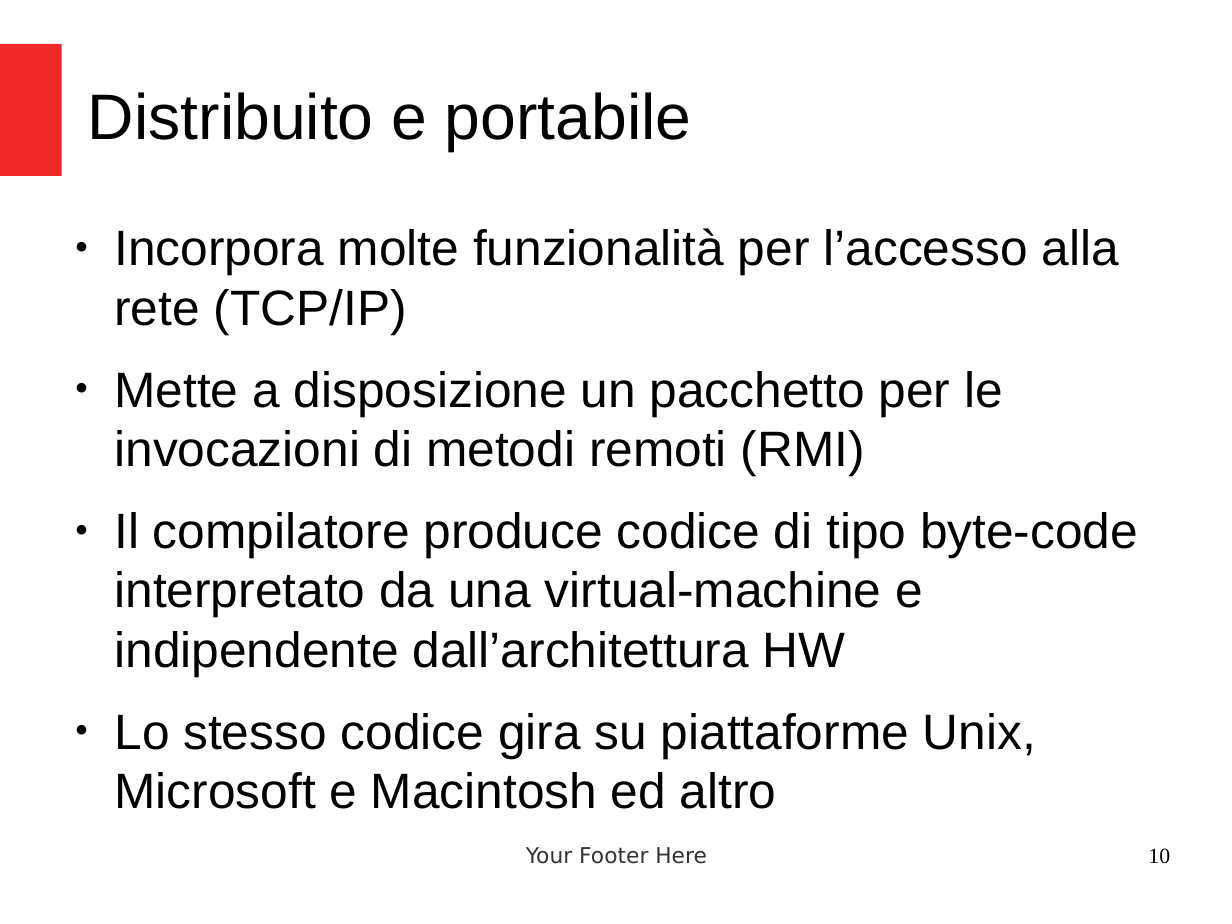
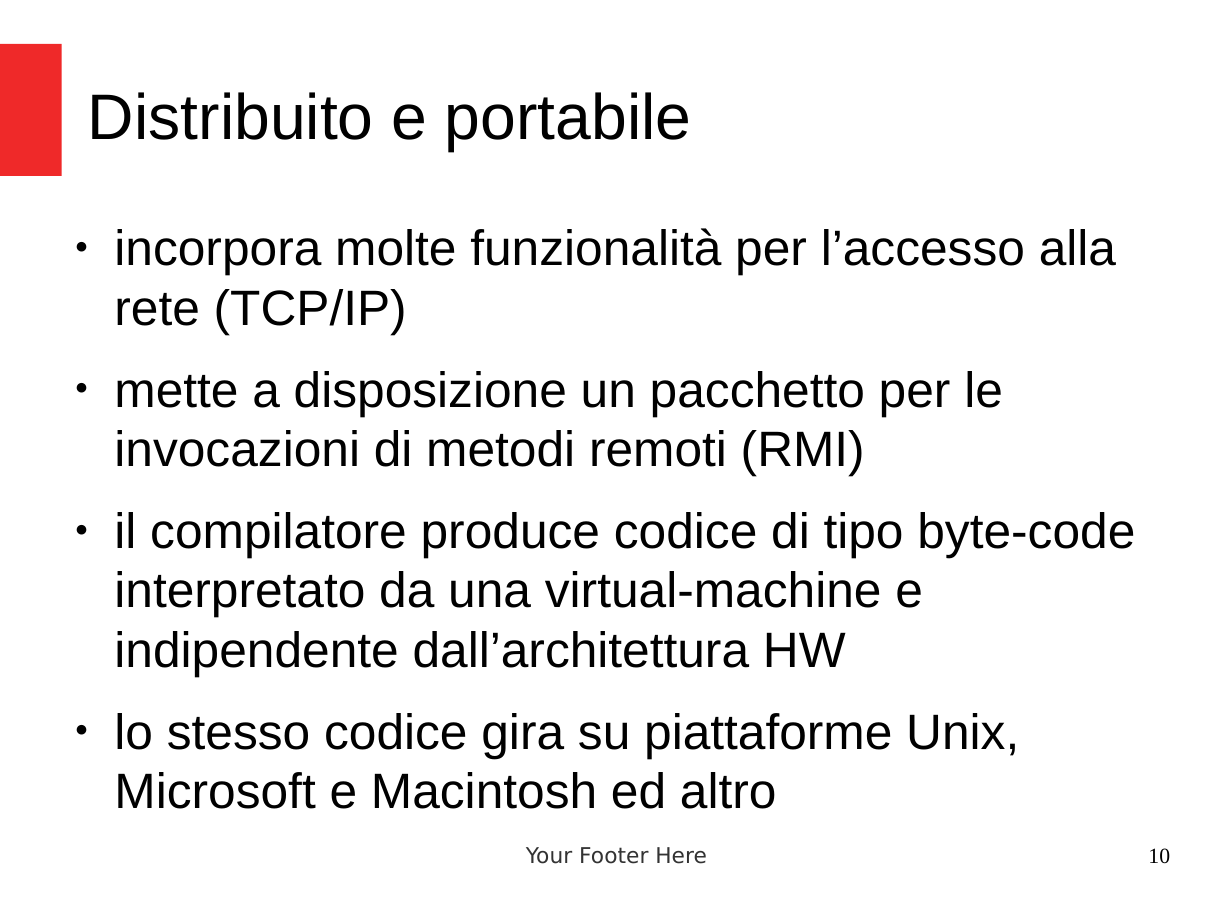
Before and after one commit to criluc/jdbc-tutorial, a slide deck: slide 10 of Introduzione a Java.odp. Drawn at 1232x924 pixels with LibreOffice and Linux fonts; fonts in the diff are those of the drawing. Boxes give left, top, right and bottom in pixels: in the first picture for what was removed or moved away, otherwise in the second. Text is boxed around its words. In the diff, an @@ line names an element or a change of style, - is before the commit and + after.

```diff
--- a/Introduzione a Java.odp
+++ b/Introduzione a Java.odp
@@ text at (x1=114, y1=228, x2=1135, y2=758): text changed @@
-● Incorpora molte funzionalità per l’accesso alla rete (TCP/IP)
-● Mette a disposizione un pacchetto per le invocazioni di metodi remoti (RMI)
-● Il compilatore produce codice di tipo byte-code interpretato da una virtual-machine e indipendente dall’architettura HW
-● Lo stesso codice gira su piattaforme Unix, Microsoft e Macintosh ed altro
+● incorpora molte funzionalità per l’accesso alla rete (TCP/IP)
+● mette a disposizione un pacchetto per le invocazioni di metodi remoti (RMI)
+● il compilatore produce codice di tipo byte-code interpretato da una virtual-machine e indipendente dall’architettura HW
+● lo stesso codice gira su piattaforme Unix, Microsoft e Macintosh ed altro
```
Also in this commit, not shown: 20 other slides changed, 2 other files.
